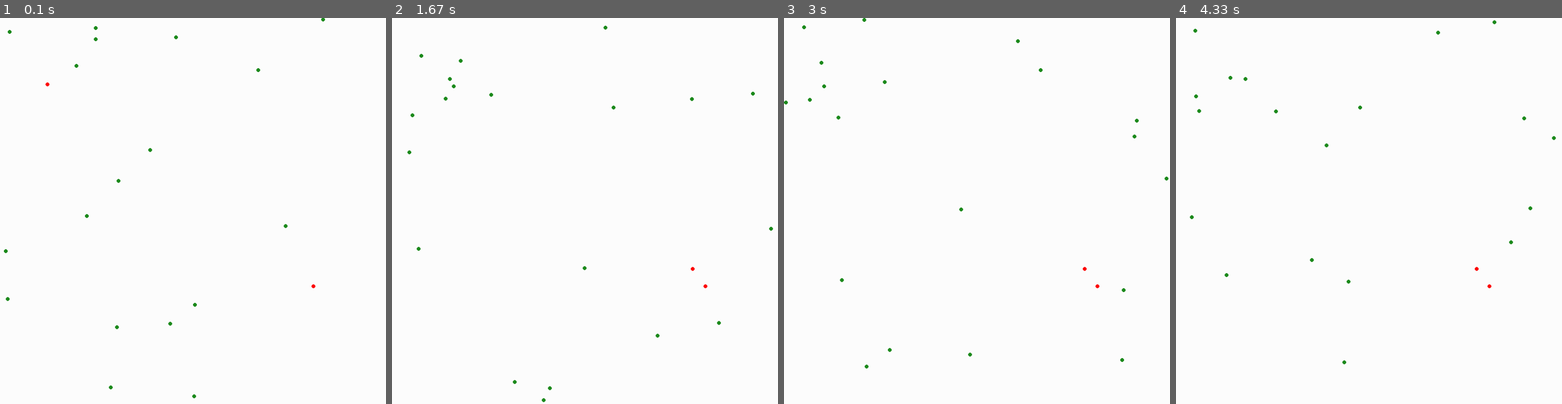
Above: before the commit, frames 1-4 (left to right).
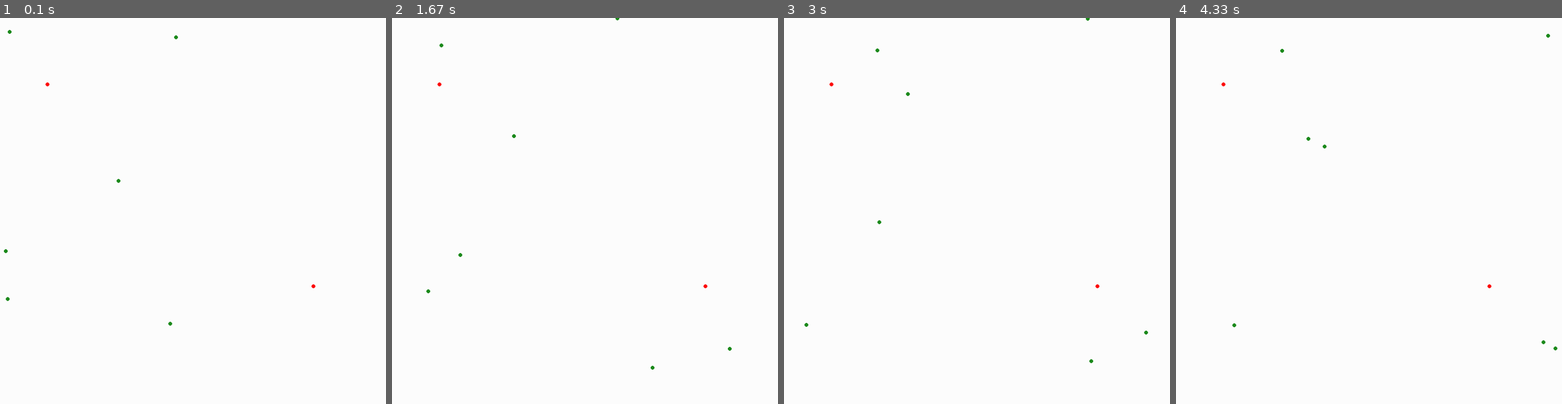
Above: after the commit, the same moments.

Repository: gregwinther/mas
Game: pygame game, started from task_search/pygame_task_search.py
The game is run twice, just before and just after one commit, with the same random seed, the same clock (stepped at 60 frames per second) and the same inputs.
Inputs:
- Up to frame 1 (0.1 s): no input
- Up to frame 2 (1.67 s): no input
- Up to frame 3 (3 s): no input
- Up to frame 4 (4.33 s): no input

The runs differ from the first frame. In frame 1, 0.1% of the frame differs, in the area x 19-85%, y 0-99%; in frame 2, 0.3%, in the area x 4-99%, y 0-100%; in frame 3, 0.3%; in frame 4, 0.3%.

Commit message:
Add auction sub-class

Diff:
--- a/task_search/pygame_task_search.py
+++ b/task_search/pygame_task_search.py
@@ -1,6 +1,7 @@
 import pygame, sys
 import numpy as np
 import math
+from collections import OrderedDict
 
 BLACK = (0, 0, 0)
 WHITE = (255, 255, 255)
@@ -241,15 +242,54 @@
         pygame.quit()
 
 
+class AuctionSimulation(Simulation):
+
+    def check_for_tasks(self):
+        for agent in self.agents:
+            for task in self.tasks:
+                distance = agent.dist_to_sprite(task)
+                if abs(distance) < task.Tr and not agent.tasked:
+                    agent.tasked = True
+                    task.tasked_agents.add(agent)
+                    self.tasked_agents.add(agent)
+
+        # Call out (and off)
+        # Only the closes number of necessary agents
+        if self.communicate:
+            agent_bids = {}
+            for agent in self.tasked_agents:
+                # Make sure to not call oneself.
+                other_sprites = self.agents.copy()
+                other_sprites.remove(agent)
+                for agent2 in other_sprites:
+                    distance = agent.dist_to_sprite(agent2)
+                    if abs(distance) < agent2.Rd and not agent2.tasked:
+                        agent_bids[distance] = agent2
+
+                ordered_bidding_agents = OrderedDict(sorted(agent_bids.items()))
+
+                i = 0
+                for bid in ordered_bidding_agents:
+                    if i >= self.Tc - 1:
+                        break
+                    bidding_agent = ordered_bidding_agents[bid]
+                    bidding_agent.called = True
+                    bidding_agent.call_dir = bidding_agent.direction_to_sprite(
+                        agent
+                    )
+                    i += 1
+
+
 if __name__ == "__main__":
 
-    simulation = Simulation(1000)
+    # simulation = Simulation(1000)
+    simulation = AuctionSimulation()
     simulation.cycles = 1000
     simulation.communicate = True
-    # simulation.Rd = 1000
-    simulation.write = True
+    simulation.Rd = 1000
+    # simulation.write = True
     simulation.n_T = 2
     simulation.Tr = 50
-    simulation.n_R = 20
+    simulation.n_R = 7
     simulation.Tc = 3
     simulation.start()
